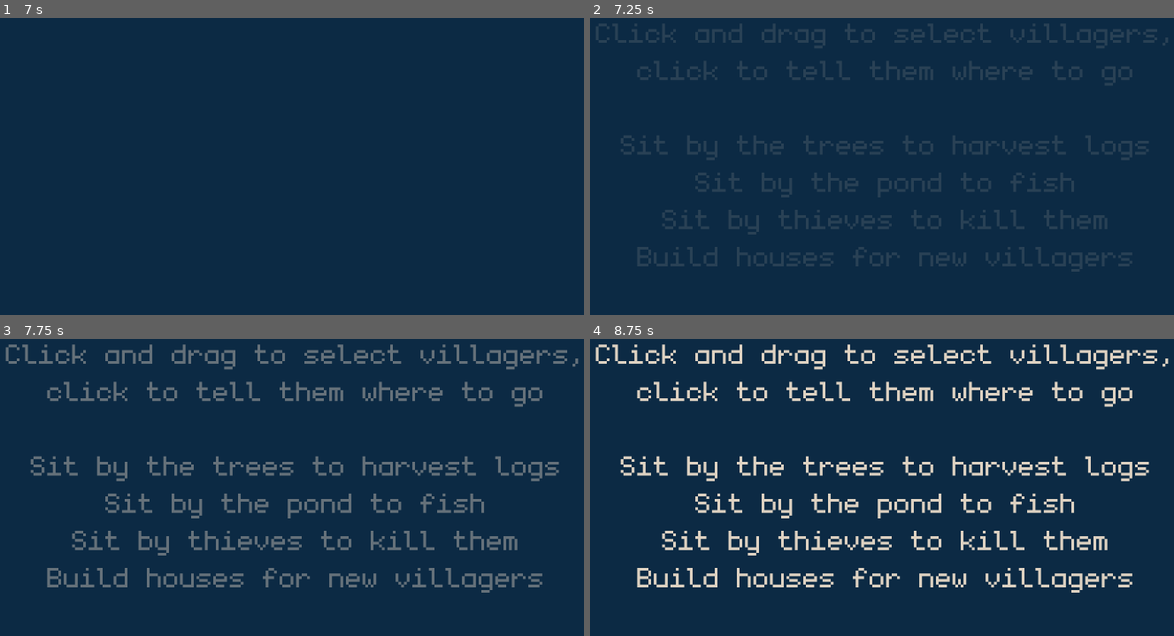
Above: before the commit, frames 1-4 (two rows, left to right).
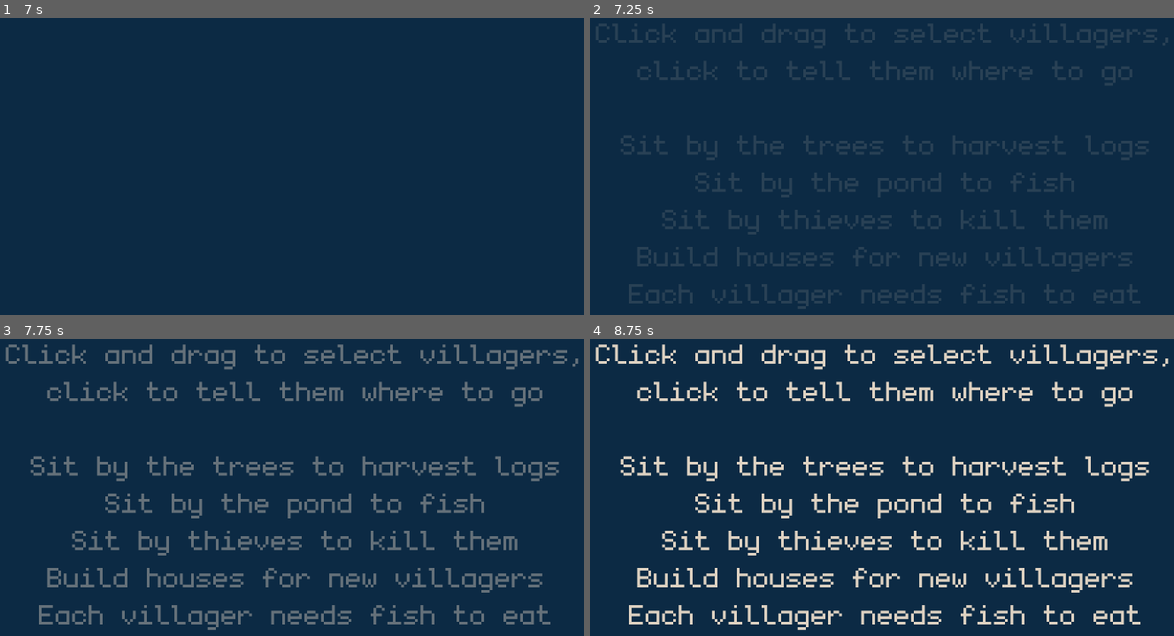
Above: after the commit, the same moments.

Repository: Michael12309/Ludum-Dare-52
Game: Godot game, scene res://Intro.tscn
Same seed, same stepped clock (60 frames per second), same inputs: the game is played once before the commit and once after it.
Inputs (mouse positions are in pixels of both pictures, inside the frame that each line leads up to):
- Up to frame 1 (7 s): move the mouse to (455, 145) at 0.52 s; click (455, 145) at 0.67 s; drag from (157, 187) to (262, 249) at 1.27 s; move the mouse to (367, 74) at 2.02 s; click (367, 74) at 2.17 s; tap Enter at 2.75, 4.25, 5.75 s; drag from (262, 249) to (87, 104) at 2.77 s; tap Space at 3.5, 5 s; move the mouse to (508, 228) at 3.52 s; click (508, 228) at 3.67 s; drag from (87, 104) to (192, 62) at 4.27 s; move the mouse to (332, 166) at 5.02 s; click (332, 166) at 5.17 s; drag from (192, 62) to (157, 187) at 5.77 s; move the mouse to (455, 145) at 6.52 s; click (455, 145) at 6.67 s
- Up to frame 2 (7.25 s): no input
- Up to frame 3 (7.75 s): tap Enter at 7.25 s; drag from (157, 508) to (262, 570) at 7.27 s
- Up to frame 4 (8.75 s): move the mouse to (957, 395) at 8.02 s; click (957, 395) at 8.17 s

Frame 1 is identical in both runs. In frame 2, 1.2% of the frame differs, in the area x 6-95%, y 89-98%; in frame 3, 1.7%; in frame 4, 1.8%, in the area x 6-95%, y 89-99%.

Commit message:
balancing

Diff:
--- a/HUDScript.gd
+++ b/HUDScript.gd
@@ -74,7 +74,7 @@
 	if (not outro):
 		wood_count -= house_cost
 		house_cost = round(house_cost * 3.8)
-		housing_count += 3
+		housing_count += 2
 		emit_signal("build_house")
 
 
--- a/IntroScript.gd
+++ b/IntroScript.gd
@@ -16,8 +16,9 @@
 	"Sit by the trees to harvest logs\n" + \
 	"Sit by the pond to fish\n" + \
 	"Sit by thieves to kill them\n" + \
-	"Build houses for new villagers"
-	yield(get_tree().create_timer(11), "timeout")
+	"Build houses for new villagers\n" + \
+	"Each villager needs fish to eat"
+	yield(get_tree().create_timer(12), "timeout")
 	$AnimationPlayer.play("Fade out")
 	yield(get_tree().create_timer(2), "timeout")
 	get_tree().change_scene("res://Main.tscn")
--- a/Main.tscn
+++ b/Main.tscn
@@ -103,10 +103,10 @@
 polygon = PoolVector2Array( 627, 64, 599, 137, 636, 193, 687, 221, 755, 218, 774, 255, 790, 306, 855, 317, 906, 302, 927, 260, 983, 213, 992, 131, 993, 70, 994, 19, 935, 9, 835, 18, 708, 16 )
 
 [node name="VillagerArrive" type="Timer" parent="."]
-wait_time = 3.0
+wait_time = 6.0
 
 [node name="EnemyArrive" type="Timer" parent="."]
-wait_time = 0.5
+wait_time = 0.35
 autostart = true
 
 [node name="ShortenEnemySpawn" type="Timer" parent="."]
@@ -130,7 +130,7 @@
 autostart = true
 
 [node name="FirstEnemyArrive" type="Timer" parent="."]
-wait_time = 8.0
+wait_time = 6.0
 one_shot = true
 autostart = true
 
